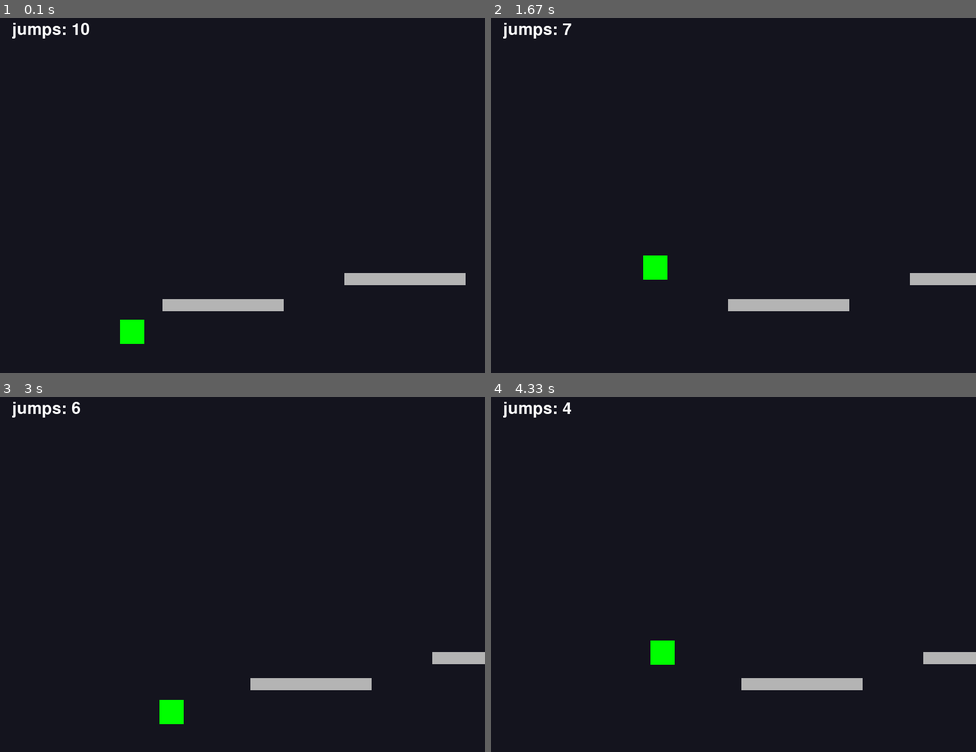
Above: before the commit, frames 1-4 (two rows, left to right).
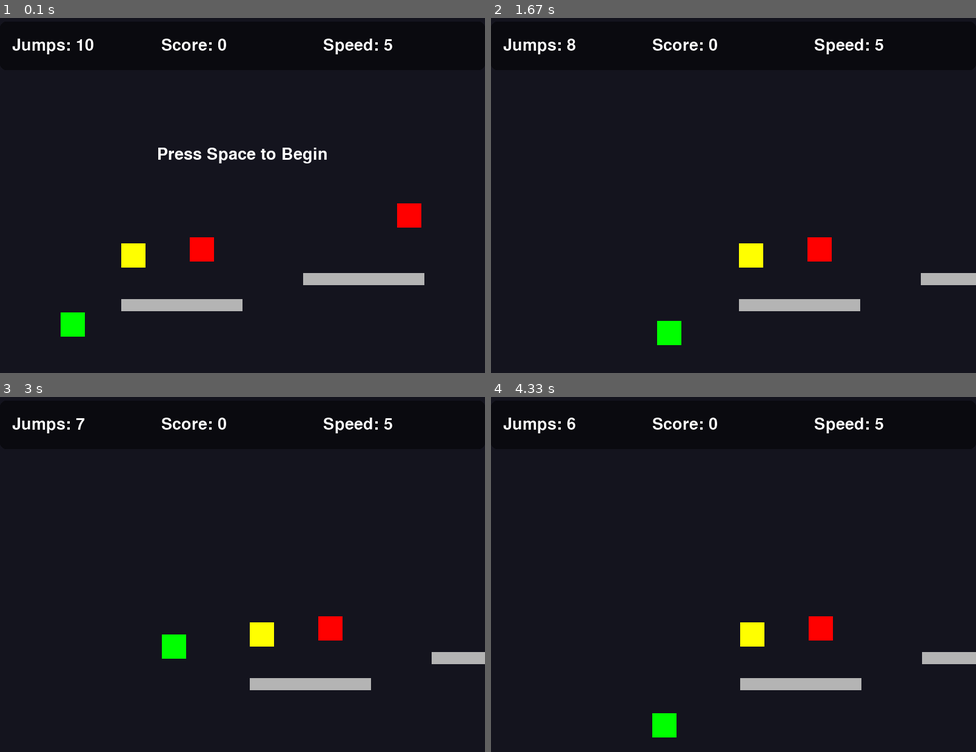
Above: after the commit, the same moments.

Repository: CoderAgam001/SlidePy-Game-Python
Game: pygame game, started from main.py
Same seed, same stepped clock (60 frames per second), same inputs: the game is played once before the commit and once after it.
Inputs:
- Up to frame 1 (0.1 s): no input
- Up to frame 2 (1.67 s): tap Space at 0.33, 0.73, 1.03, 1.3, 1.6 s; hold Left 0.67-1.2 s; hold Left 1.23-1.63 s
- Up to frame 3 (3 s): hold Left 1.67-2.13 s; tap Space at 1.73, 2.03, 2.23, 2.53, 2.8 s; hold Left 2.17-2.7 s; hold Left from 2.73 s (still down)
- Up to frame 4 (4.33 s): tap Space at 3.1, 3.23, 3.53, 3.73, 4.03, 4.3 s; release Left at 3.13 s; hold Left 3.17-3.63 s; hold Left 3.67-4.2 s; hold Left from 4.23 s (still down)

The runs differ from the first frame. In frame 1, 4.3% of the frame differs, in the area x 2-96%, y 1-92%; in frame 2, 2.5%; in frame 3, 2.2%; in frame 4, 2.3%.

Commit message:
Added Collectables

Diff:
--- a/main.py
+++ b/main.py
@@ -26,14 +26,17 @@
         self.reset_game()
 
     def reset_game(self):
+        self.game_started = False
         self.player = pygame.Rect(100, 500, 40, 40)
         self.vel_x = 0
         self.vel_y = 0
-        self.base_speed = 5  # Original base speed
-        self.move_speed = 5  # Current movement speed
+        self.move_speed = 5
         self.max_vel_y = 15  # Maximum falling speed
         self.jump_strength = 13  # Jump velocity
         self.gravity = 0.5  # Gravity strength
+        self.score = 0  # Track score
+        self.yellow_sprites = []  # Good collectibles
+        self.red_sprites = []  # Bad collectibles
 
         # Platform settings
         self.base_platform_width = 200
@@ -59,23 +62,93 @@
     def generate_initial_level(self):
         # Generate initial platforms
         self.platforms = []
+        self.yellow_sprites = []
+        self.red_sprites = []
+
         for i in range(5):
             x = 200 + i * 300
             y = random.randint(400, 500)
-            self.platforms.append(pygame.Rect(x, y, self.current_platform_width, self.current_platform_height))
+
+            # Create platform with extended data
+            platform_left = x
+            platform_right = x + self.current_platform_width
+            platform_center = (platform_left + platform_right) // 2
+
+            # Create platform dictionary with all data
+            platform = {
+                'rect': pygame.Rect(x, y, self.current_platform_width, self.current_platform_height),
+                'left': platform_left,
+                'right': platform_right,
+                'center': platform_center
+            }
+            self.platforms.append(platform)
+
+            # Define sprite zones
+            yellow_zone = (platform_left, platform_center - 20)  # -20 to account for sprite width
+            red_zone = (platform_center, platform_right - 40)    # -40 to account for sprite width
+
+            sprite_type = random.choices(['none', 'yellow', 'red', 'both'],
+                                      weights=[30, 35, 20, 15])[0]
+
+            if sprite_type in ['yellow', 'both']:
+                sprite_x = random.randint(yellow_zone[0], yellow_zone[1])
+                sprite_y = y - random.randint(60, 120)  # Keep sprites in visible range
+                self.yellow_sprites.append(pygame.Rect(sprite_x, sprite_y, 40, 40))
+
+            if sprite_type in ['red', 'both']:
+                sprite_x = random.randint(red_zone[0], red_zone[1])
+                sprite_y = y - random.randint(60, 120)
+                self.red_sprites.append(pygame.Rect(sprite_x, sprite_y, 40, 40))
 
     def generate_new_section(self):
         last_platform = self.platforms[-1]
-        x = last_platform.x + random.randint(250, 350)
+        x = last_platform['rect'].x + random.randint(250, 350)
         y = random.randint(400, 500)
-        self.platforms.append(pygame.Rect(x, y, self.current_platform_width, self.current_platform_height))
+
+        # Create new platform with extended data
+        platform_left = x
+        platform_right = x + self.current_platform_width
+        platform_center = (platform_left + platform_right) // 2
+
+        # Create platform dictionary with all data
+        platform = {
+            'rect': pygame.Rect(x, y, self.current_platform_width, self.current_platform_height),
+            'left': platform_left,
+            'right': platform_right,
+            'center': platform_center
+        }
+        self.platforms.append(platform)
+
+        # Add collectibles with random but separated placement
+        platform_left = x
+        platform_right = x + self.current_platform_width
+
+        # Randomly decide which type of sprite to spawn (if any)
+        sprite_type = random.choices(['none', 'yellow', 'red', 'both'], weights=[30, 35, 20, 15])[0]
+
+        if sprite_type in ['yellow', 'both']:
+            # Yellow sprite placement with variable height
+            sprite_x = platform_left + random.randint(0, (self.current_platform_width // 2) - 40)
+            sprite_y = y - random.randint(40, 160)  # More height variation
+            self.yellow_sprites.append(pygame.Rect(sprite_x, sprite_y, 40, 40))
+
+        if sprite_type in ['red', 'both']:
+            # Red sprite placement with variable height
+            sprite_x = platform_left + (self.current_platform_width // 2) + random.randint(0, (self.current_platform_width // 2) - 40)
+            sprite_y = y - random.randint(40, 160)  # More height variation
+            self.red_sprites.append(pygame.Rect(sprite_x, sprite_y, 40, 40))
 
 game = Game()
 
 def draw(game):
     win.fill((20, 20, 30))
 
-    # Draw player (adjusted for camera)
+    if not game.game_started:
+        start_text = font.render("Press Space to Begin", True, WHITE)
+        text_rect = start_text.get_rect(center=(W//2, H//2.5))
+        win.blit(start_text, text_rect)
+        pygame.display.flip()
+
     player_screen_pos = pygame.Rect(
         game.player.x - game.camera_x,
         game.player.y,
@@ -88,16 +161,52 @@
     # Draw platforms (adjusted for camera)
     for p in game.platforms:
         platform_screen_pos = pygame.Rect(
-            p.x - game.camera_x,
-            p.y,
-            p.width,
-            p.height
+            p['rect'].x - game.camera_x,
+            p['rect'].y,
+            p['rect'].width,
+            p['rect'].height
         )
-
         pygame.draw.rect(win, (180, 180, 180), platform_screen_pos)
 
-    jumps_text = font.render(f"jumps: {game.jumps}", True, WHITE)
-    win.blit(jumps_text, (20, 20))
+    # Draw yellow sprites
+    for sprite in game.yellow_sprites:
+        sprite_screen_pos = pygame.Rect(
+            sprite.x - game.camera_x,
+            sprite.y,
+            sprite.width,
+            sprite.height
+        )
+        pygame.draw.rect(win, YELLOW, sprite_screen_pos)
+
+    # Draw red sprites
+    for sprite in game.red_sprites:
+        sprite_screen_pos = pygame.Rect(
+            sprite.x - game.camera_x,
+            sprite.y,
+            sprite.width,
+            sprite.height
+        )
+        pygame.draw.rect(win, RED, sprite_screen_pos)
+
+    # Create a floating overlay surface with alpha channel
+    overlay = pygame.Surface((W, 80), pygame.SRCALPHA)
+
+    # Create a semi-transparent background for better text visibility
+    pygame.draw.rect(overlay, (0, 0, 0, 128), overlay.get_rect(), border_radius=10)
+
+    # Render text with glow effect
+    jumps_text = font.render(f"Jumps: {game.jumps}", True, WHITE)
+    score_text = font.render(f"Score: {game.score}", True, WHITE)
+    speed_text = font.render(f"Speed: {round(game.move_speed, 1)}", True, WHITE)
+
+    # Position text with some padding and spacing
+    padding = 20
+    overlay.blit(jumps_text, (padding, (80 - jumps_text.get_height()) // 2))
+    overlay.blit(score_text, (W//3, (80 - score_text.get_height()) // 2))
+    overlay.blit(speed_text, (2*W//3, (80 - speed_text.get_height()) // 2))
+
+    # Add the overlay to the main window
+    win.blit(overlay, (0, 20))
     pygame.display.flip()
 
 
@@ -110,11 +219,19 @@
 
     keys = pygame.key.get_pressed()
 
+    # Handle game start
+    if not game.game_started:
+        if keys[pygame.K_SPACE]:
+            game.game_started = True
+        draw(game)
+        clock.tick(60)
+        continue
+
     # Set base game dynamics
-    game.move_speed = game.base_speed
     game.current_platform_width = game.base_platform_width
     game.current_platform_height = game.base_platform_height
 
+    # Set movement speed
     game.vel_x = game.move_speed
 
     if keys[pygame.K_LEFT] and game.player.x > game.starting_point_x:
@@ -144,40 +261,37 @@
         game.vel_y = 0
         game.on_ground = True
 
-    # Apply the safe position
     game.player.y = new_y
 
-    # Camera follows player
     target_camera_x = game.player.x - W // 3
     game.camera_x += (target_camera_x - game.camera_x) * 0.1
 
-    # Platform collisions with improved detection
     game.on_ground = False
     for p in game.platforms:
-        if game.player.colliderect(p):
-            # Calculate collision overlap
-            dx = min(game.player.right - p.left, p.right - game.player.left)
-            dy = min(game.player.bottom - p.top, p.bottom - game.player.top)
-
-            # Determine if collision is more horizontal or vertical
-            if dx < dy:
-                # Horizontal collision
-                if game.player.centerx < p.centerx:  # Coming from left
-                    if game.vel_x > 0:  # Only adjust if moving right
-                        game.player.right = p.left
-                        game.vel_x = 0
-                else:  # Coming from right
-                    if game.vel_x < 0:  # Only adjust if moving left
-                        game.player.left = p.right
-                        game.vel_x = 0
+        platform = p['rect']
+        if game.player.colliderect(platform):
+            at_left_edge = abs(game.player.right - p['left']) < 10
+            at_right_edge = abs(game.player.left - p['right']) < 10
+
+            if at_left_edge or at_right_edge:
+
+                if at_left_edge:
+                    game.player.right = p['left']
+
+                else:
+                    game.player.left = p['right']
+
+                game.vel_x = 0
+
             else:
-                # Vertical collision
-                if game.player.centery < p.centery:  # Coming from above
-                    game.player.bottom = p.top
+
+                if game.player.centery < platform.centery:
+                    game.player.bottom = platform.top
                     game.vel_y = 0
                     game.on_ground = True
-                else:  # Coming from below
-                    game.player.top = p.bottom
+
+                else:
+                    game.player.top = platform.bottom
                     game.vel_y = 0
 
     # Ground collision
@@ -186,44 +300,59 @@
         game.vel_y = 0
         game.on_ground = True
 
-    # Platform generation check
+    # Sprite collisions
+
+    # Yellow sprites (positive effects)
+    for sprite in game.yellow_sprites[:]:
+        if game.player.colliderect(sprite):
+            game.jumps = min(game.jumps + 3, 10)
+            game.move_speed = min(game.move_speed + 0.5, 20)
+            game.score += 2
+            game.yellow_sprites.remove(sprite)
+
+    # Red sprites (negative effects)
+    for sprite in game.red_sprites[:]:
+        if game.player.colliderect(sprite):
+            game.jumps = max(game.jumps - 1, 0)
+            game.move_speed = max(game.move_speed - 0.5, 5)
+            game.score = max(game.score - 1, 0)
+            game.red_sprites.remove(sprite)
 
     # Generate new sections as player moves forward
-    if game.player.x > game.platforms[-1].x - W:
+    if game.player.x > game.platforms[-1]['rect'].x - W:
         game.generate_new_section()
 
-    # Game over conditions
+    # Game Over conditions
     if game.jumps <= 0 and not game.on_ground:
-        # Store current position
         game.last_position = (game.player.x, game.player.y)
 
+        # End Screen
         waiting_for_input = True
         while waiting_for_input:
-            # Create game over screen
-            win.fill((20, 20, 30))  # Clear screen with background color
-
-            # Draw "Game Over" text
-            game_over_text = font.render("Game Over!", True, (255, 0, 0))
+            win.fill((20, 20, 20))
+
+            game_over_text = font.render("Game Over!", True, TOMATO)
             text_rect = game_over_text.get_rect(center=(W//2, H//2 - 40))
             win.blit(game_over_text, text_rect)
 
-            # Draw restart instructions
             restart_text = font.render("Press R to Restart or ESC to Exit", True, (0, 255, 0))
             restart_rect = restart_text.get_rect(center=(W//2, H//2 + 80))
             win.blit(restart_text, restart_rect)
 
             pygame.display.flip()
 
-            # Handle restart or quit
+            # End Screen Event Handler
             for event in pygame.event.get():
                 if event.type == pygame.QUIT:
                     pygame.quit()
                     sys.exit()
 
                 if event.type == pygame.KEYDOWN:
+
                     if event.key == pygame.K_r:
                         game.reset_game()
                         waiting_for_input = False
+
                     elif event.key == pygame.K_ESCAPE:
                         pygame.quit()
                         sys.exit()
